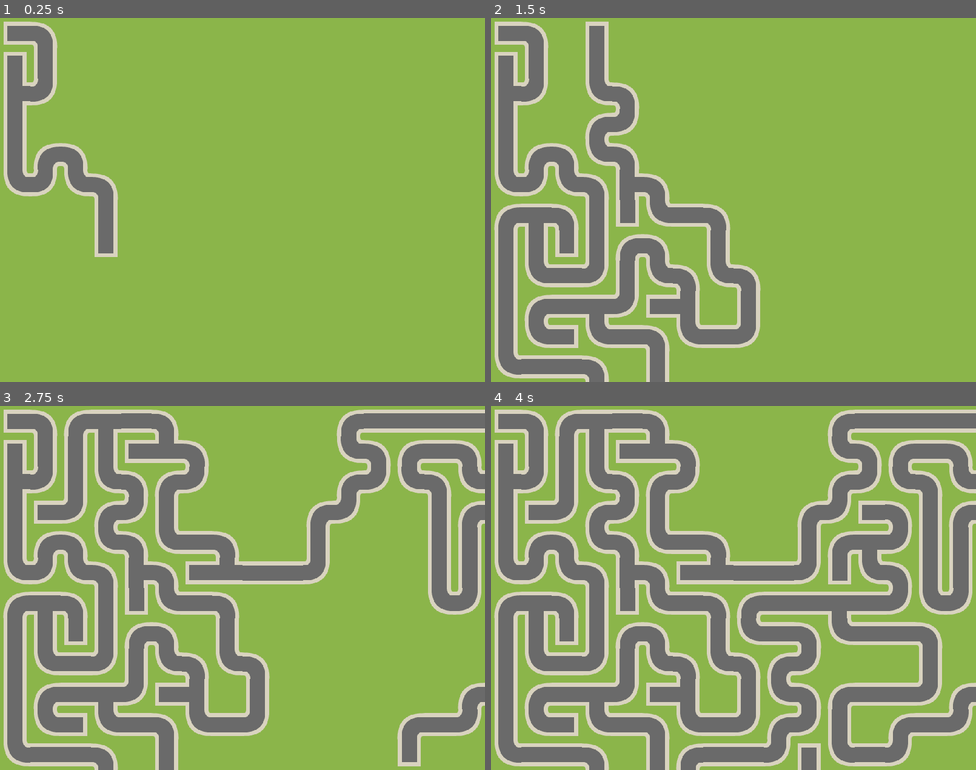
Above: before the commit, frames 1-4 (two rows, left to right).
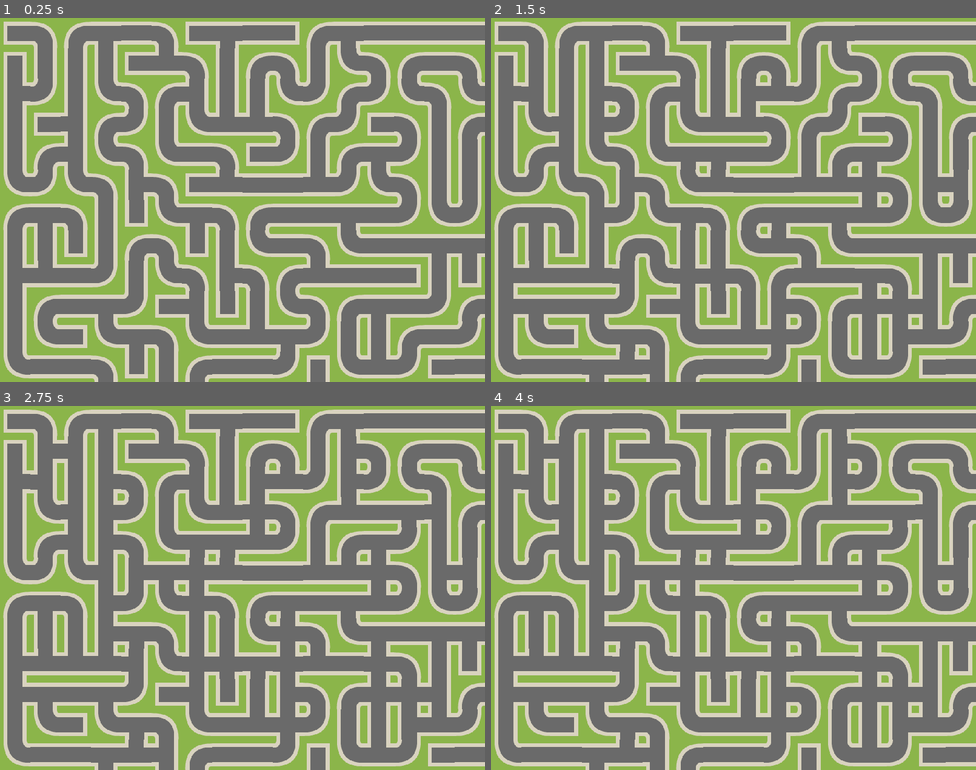
Above: after the commit, the same moments.

Repository: RobinRenggli/brackeysJam2022.1
Game: Godot game, scene res://Labyrinth.tscn
Two runs of this game, one before a commit and one after it. Both use one fixed random seed, a clock stepped at 60 frames per second and the inputs below.
Inputs:
- Up to frame 1 (0.25 s): no input
- Up to frame 2 (1.5 s): hold Right (move_right) 0.53-1.28 s; hold Down (move_down) from 1.28 s (still down)
- Up to frame 3 (2.75 s): release Down (move_down) at 2.03 s; hold Right (move_right) from 2.03 s (still down)
- Up to frame 4 (4 s): release Right (move_right) at 2.78 s; hold Up (move_up) 2.78-3.53 s; hold Left (move_left) from 3.53 s (still down)

The runs differ from the first frame. In frame 1, 66% of the frame differs, in the area x 0-100%, y 1-100%; in frame 2, 50%; in frame 3, 34%; in frame 4, 21%.

Commit message:
Small fixes to erasing walls

Diff:
--- a/GodotProject/Labyrinth.gd
+++ b/GodotProject/Labyrinth.gd
@@ -19,7 +19,7 @@
 	randomize()
 	tile_size = Map.cell_size
 	make_maze()
-	#erase_walls()
+	erase_walls()
 
 func check_neighbors(cell, unvisited):
 	# returns an array of cell's unvisited neighbors
@@ -56,9 +56,9 @@
 			unvisited.erase(current)
 		elif stack:
 			current = stack.pop_back()
-		yield(get_tree(), 'idle_frame')
+		#yield(get_tree(), 'idle_frame')
 
-var erase_fraction = 0.2  # amount of wall removal
+var erase_fraction = 0.4  # amount of wall removal
 
 func erase_walls():
 	 # randomly remove a percentage of the map's walls
@@ -75,3 +75,4 @@
 			var n_walls = Map.get_cellv(cell+neighbor) - cell_walls[-neighbor]
 			Map.set_cellv(cell, walls)
 			Map.set_cellv(cell+neighbor, n_walls)
+		yield(get_tree(), 'idle_frame')
Not shown, changed: GodotProject/Assets/TitleScreen/Titlesketch_MainChara.png.import
Not shown, changed: GodotProject/Assets/TitleScreen/background.png.import
Not shown, changed: GodotProject/Assets/TitleScreen/characters.png.import
Not shown, changed: GodotProject/Assets/TitleScreen/label_continue.png.import
Not shown, changed: GodotProject/Assets/TitleScreen/label_new_game.png.import
Not shown, changed: GodotProject/Assets/TitleScreen/label_options.png.import
Not shown, changed: GodotProject/Assets/TitleScreen/title.png.import
Not shown, changed: GodotProject/Assets/TitleScreen/version.png.import
